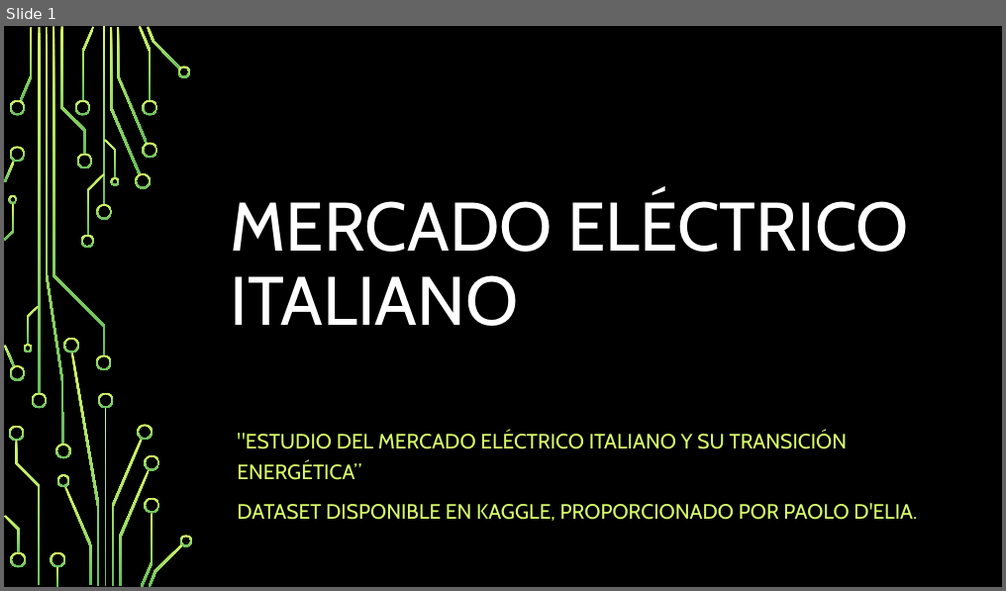
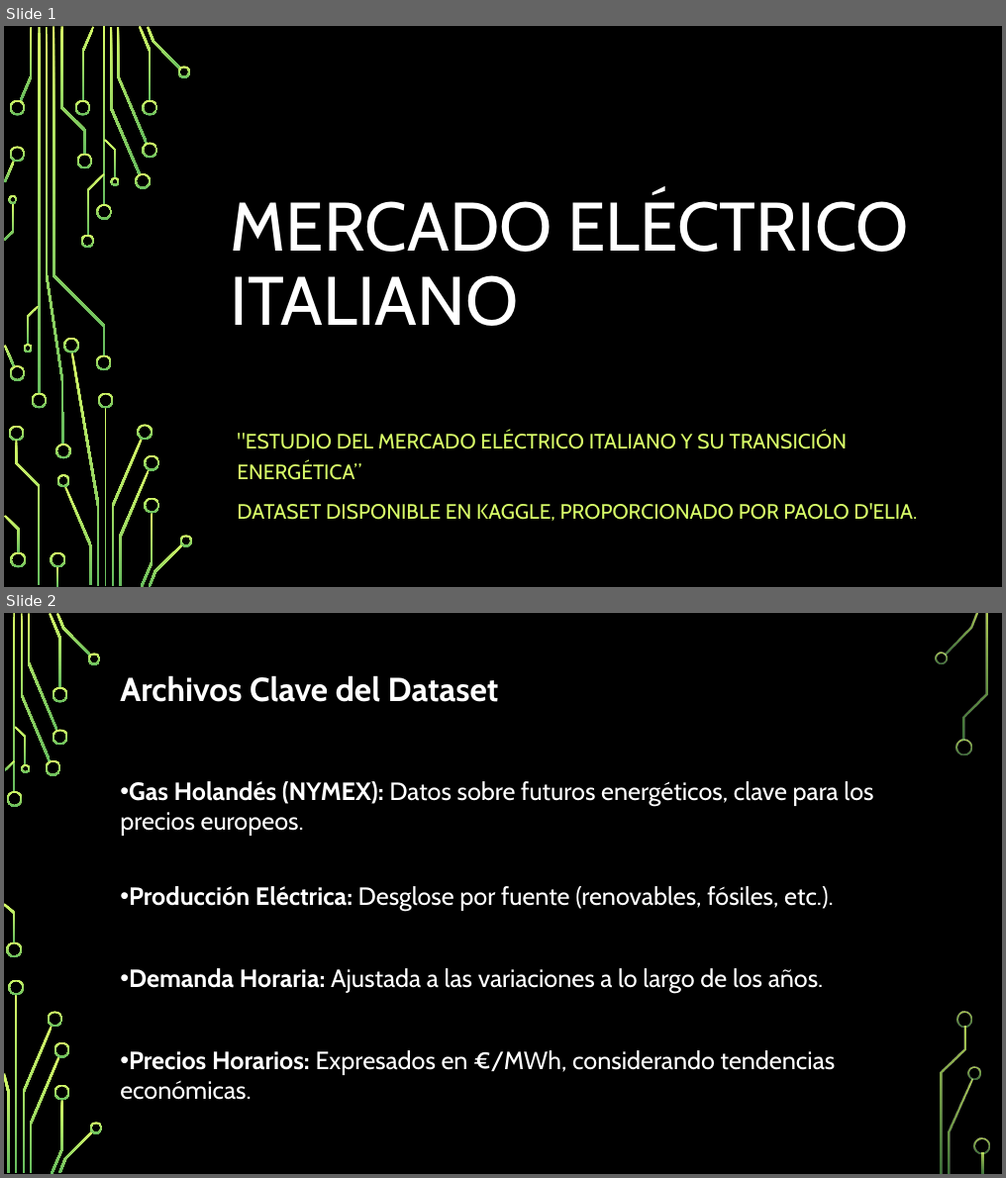
Before and after one commit to geobest7/datatone-escuela-musk-hackathon-datos-mercado-electrico-italiano, a slide deck: presentación.pptx. Shown one above the other, each under a label of ours: slide 1 before the commit, slides 1 and 2 after it. The pictures are 1006x591 and 1006x1178 pixels, drawn with LibreOffice and Linux fonts; fonts in the diff are those of the drawing; background and template pictures are left out. Boxes give left, top, right and bottom in pixels: in the first picture for what was removed or moved away, otherwise in the second. Text is boxed around its words. In the diff, an @@ line names an element or a change of style, - is before the commit and + after.

Commit message:
primera parte de presentacion sobre precios

```diff
--- a/presentación.pptx
+++ b/presentación.pptx
@@ slide 2 added at [4, 613, 1002, 1174], background picture (left out) @@
@@ text added at [120, 675, 873, 1100], 24 pt, text #FFFFFF @@
+Archivos Clave del Dataset
+• Gas Holandés (NYMEX): Datos sobre futuros energéticos, clave para los precios europeos.
+• Producción Eléctrica: Desglose por fuente (renovables, fósiles, etc.).
+• Demanda Horaria: Ajustada a las variaciones a lo largo de los años.
+• Precios Horarios: Expresados en €/MWh, considerando tendencias económicas.
@@ group added at [4, 613, 990, 1174]: 33 freeform shapes, 3 rectangles @@
```
Also in this commit, not shown: 5 other slides added, 1 slide removed, 1 other file.
